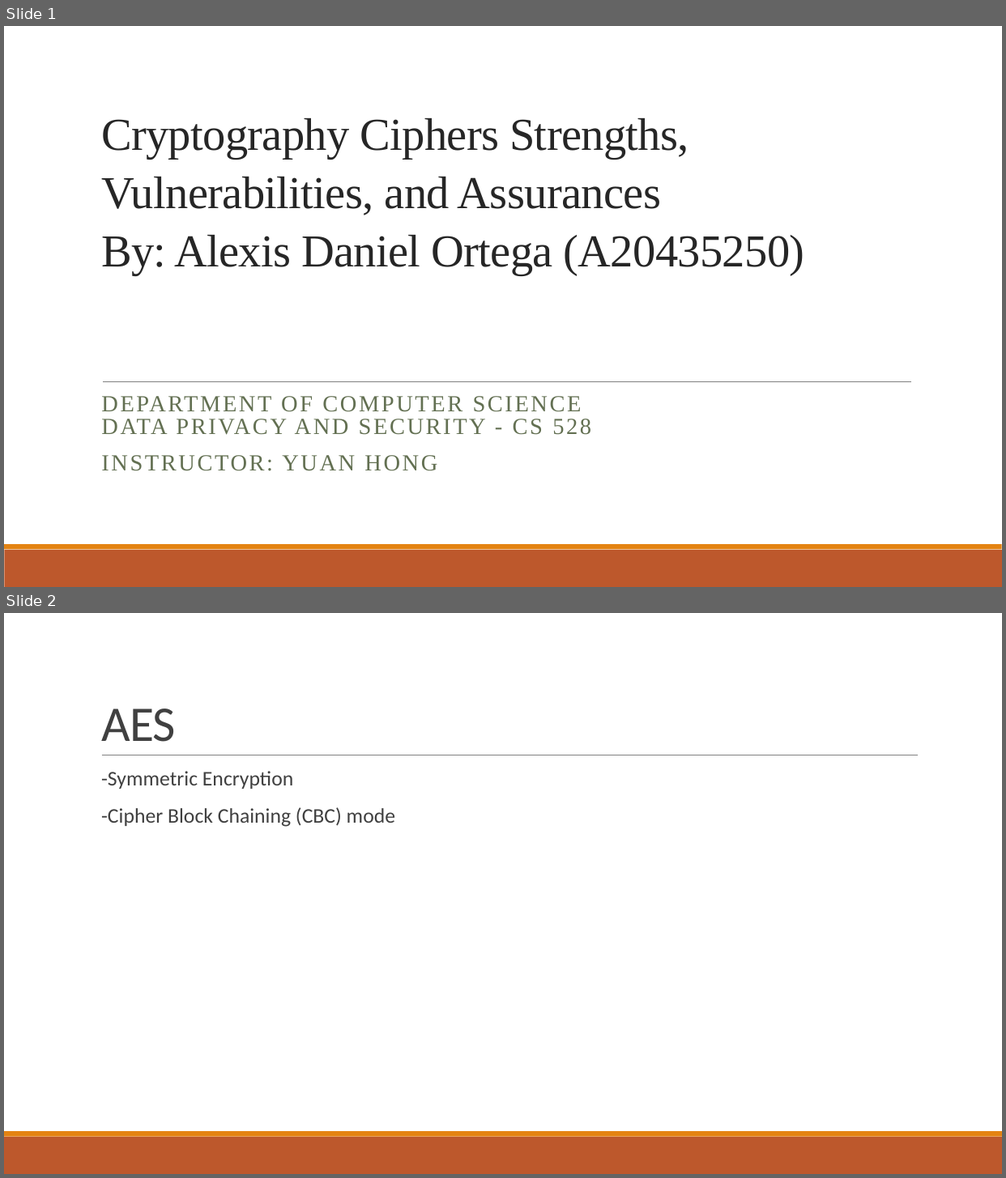
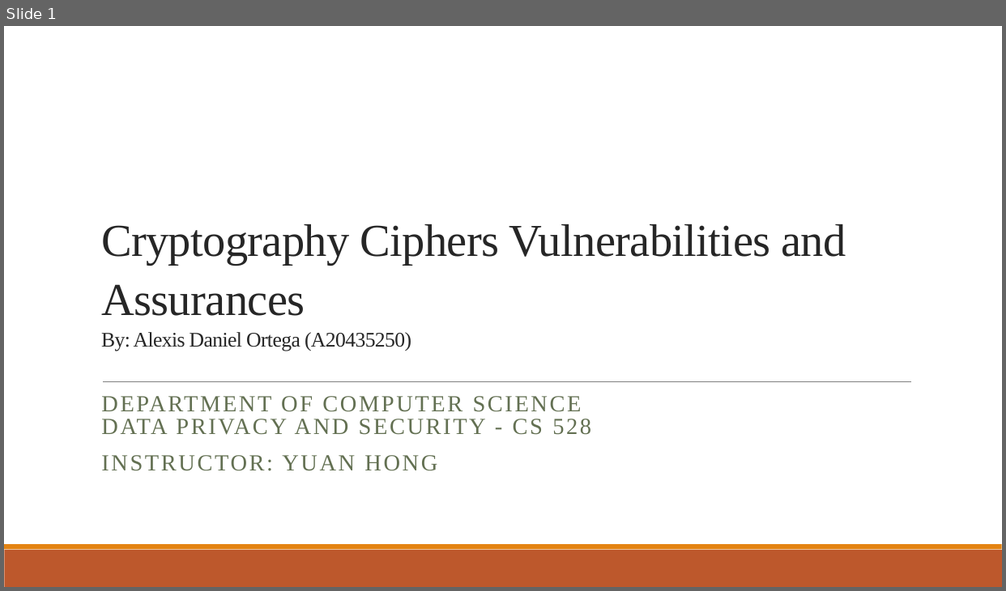
Before and after one commit to AFA20SCM50O/CS528, a slide deck: Documentation/Demo.pptx. Shown one above the other, each under a label of ours: slides 1 and 2 before the commit, slide 1 after it. The pictures are 1006x1178 and 1006x591 pixels, drawn with LibreOffice and Linux fonts; fonts in the diff are those of the drawing. Boxes give left, top, right and bottom in pixels: in the first picture for what was removed or moved away, otherwise in the second. Text is boxed around its words. In the diff, an @@ line names an element or a change of style, - is before the commit and + after.

```diff
--- a/Documentation/Demo.pptx
+++ b/Documentation/Demo.pptx
@@ slide 2 removed at (x1=4, y1=613, x2=1002, y2=1174), background #FFFFFF; not listed: 2 template elements that a slide beside it also shows @@
@@ title removed at (x1=101, y1=709, x2=176, y2=742) @@
-AES
@@ line removed from (102, 756) to (918, 756) @@
@@ text removed at (x1=101, y1=771, x2=395, y2=827) @@
-  -Symmetric Encryption
-  -Cipher Block Chaining (CBC) mode
@@ slide 1 changed as well @@
@@ title at (x1=101, y1=224, x2=846, y2=352): text changed @@
-Cryptography Ciphers Strengths, Vulnerabilities, and Assurances
-By: Alexis Daniel Ortega (A20435250)
+Cryptography Ciphers Vulnerabilities and Assurances
+By: Alexis Daniel Ortega (A20435250)
```
Also in this commit, not shown: 16 slides added, 7 other files.
